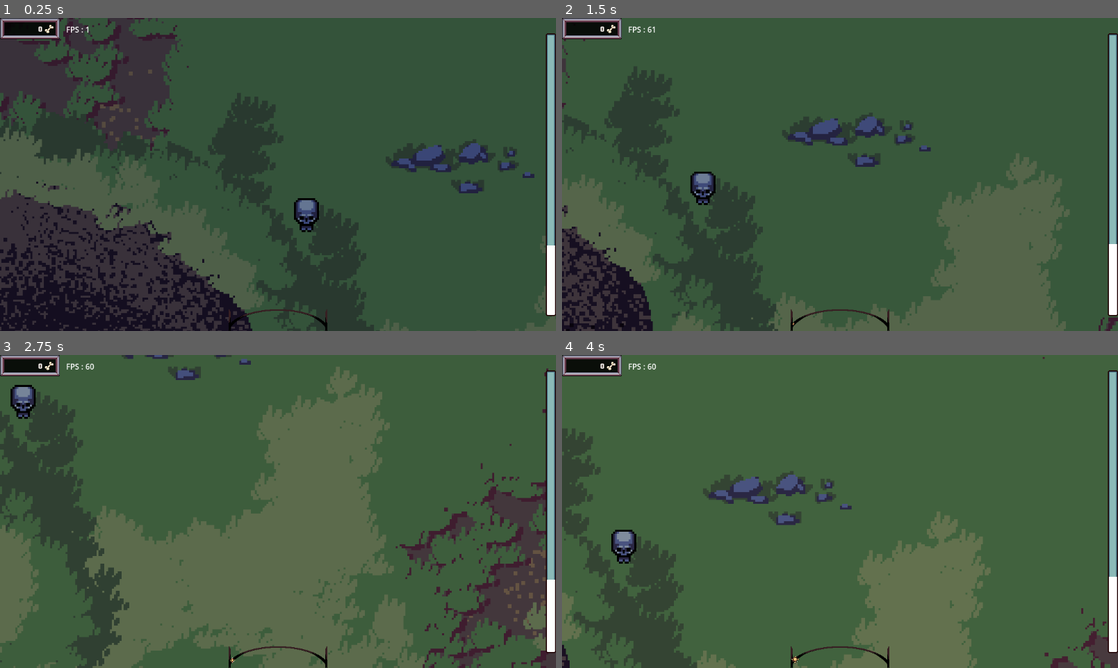
Above: before the commit, frames 1-4 (two rows, left to right).
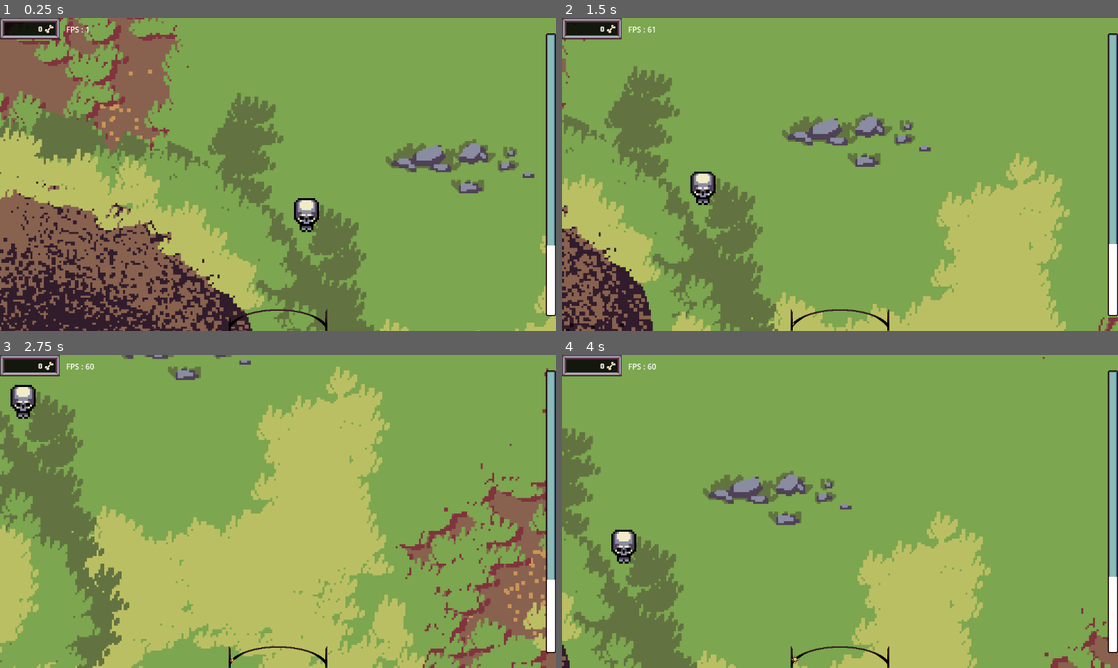
Above: after the commit, the same moments.

Repository: Senjia12/Gamejam2
Game: Godot game, scene res://Level/main.tscn
Same seed, same stepped clock (60 frames per second), same inputs: the game is played once before the commit and once after it.
Inputs (mouse positions are in pixels of both pictures, inside the frame that each line leads up to):
- Up to frame 1 (0.25 s): no input
- Up to frame 2 (1.5 s): move the mouse to (962, 158) at 0.52 s; hold D (right) 0.53-1.28 s; tap Q (attack) at 0.6 s; click (962, 158) at 0.67 s; move the mouse to (728, 190) at 1.27 s; hold S (down) from 1.28 s (still down); right-click (728, 190) at 1.35 s
- Up to frame 3 (2.75 s): move the mouse to (333, 442) at 2.02 s; release S (down) at 2.03 s; hold D (right) from 2.03 s (still down); click (333, 442) at 2.1 s
- Up to frame 4 (4 s): move the mouse to (812, 574) at 2.77 s; release D (right) at 2.78 s; hold W (up) 2.78-3.53 s; tap F (control_spell) at 2.85 s; click (812, 574) at 2.92 s; move the mouse to (1006, 558) at 3.52 s; hold A (left) from 3.53 s (still down); tap E (defensive_spell) at 3.6 s

The runs differ from the first frame. In frame 1, 97% of the frame differs, in the area x 0-100%, y 0-100%; in frame 2, 97%; in frame 3, 97%; in frame 4, 97%.

Commit message:
fog of war

Diff:
--- a/coincoin/Globals.gd
+++ b/coincoin/Globals.gd
@@ -10,4 +10,4 @@
 var unit_select := []
 
 
-var infamie := 1
+var infamie := 0
--- /dev/null
+++ b/coincoin/Level/fow_revealer.gd
@@ -0,0 +1,23 @@
+extends PointLight2D
+
+
+var enable := true
+
+
+func light_on():
+	for i in $Area2D.get_overlapping_bodies():
+		i.reavealed()
+	enable = true
+
+func light_off():
+	for i in $Area2D.get_overlapping_bodies():
+		i.unreavealed()
+	enable = false
+
+func _on_area_2d_body_entered(body: Node2D) -> void:
+	if enable:
+		body.reavealed()
+
+func _on_area_2d_body_exited(body: Node2D) -> void:
+	if enable:
+		body.unreavealed()
--- a/coincoin/Level/main.tscn
+++ b/coincoin/Level/main.tscn
@@ -1,11 +1,13 @@
-[gd_scene load_steps=56 format=4 uid="uid://cu0nevcv16fdi"]
+[gd_scene load_steps=59 format=4 uid="uid://cu0nevcv16fdi"]
 
 [ext_resource type="Script" path="res://Level/Cam controller/cam_controller.gd" id="2_x58xy"]
 [ext_resource type="PackedScene" uid="uid://byauyvuqltrvw" path="res://Unit/nécromancien/nécromancien.tscn" id="3_6rrow"]
 [ext_resource type="Script" path="res://Level/Cam controller/unit_select.gd" id="4_xyjs5"]
 [ext_resource type="Texture2D" uid="uid://b1h1ll51wx2ra" path="res://Level/Décor/fosse/fosse 0.png" id="5_38220"]
 [ext_resource type="Script" path="res://Level/fosse_a_squellette.gd" id="6_7g847"]
+[ext_resource type="Texture2D" uid="uid://bqw123g6lvnug" path="res://UI/shader/light.png" id="6_h4lyg"]
 [ext_resource type="Texture2D" uid="uid://dy183j5a4vt7v" path="res://Level/Décor/terrain/herbe.png" id="7_iuip1"]
+[ext_resource type="Script" path="res://Level/fow_revealer.gd" id="7_ol4v5"]
 [ext_resource type="PackedScene" uid="uid://didgcpblaia4b" path="res://Unit/poti squellette/poti squellette.tscn" id="8_85ant"]
 [ext_resource type="Script" path="res://Level/Décor/terrain generation.gd" id="8_qxubo"]
 [ext_resource type="Script" path="res://Level/day_night_cycle.gd" id="9_d34sj"]
@@ -39,6 +41,9 @@
 [sub_resource type="CircleShape2D" id="CircleShape2D_1dfrv"]
 radius = 11.0
 
+[sub_resource type="CircleShape2D" id="CircleShape2D_624vs"]
+radius = 1027.02
+
 [sub_resource type="TileSetAtlasSource" id="TileSetAtlasSource_8v671"]
 texture = ExtResource("7_iuip1")
 texture_region_size = Vector2i(1500, 1500)
@@ -249,7 +254,7 @@
 "times": PackedFloat32Array(0, 1, 5, 6, 7, 11, 12),
 "transitions": PackedFloat32Array(1, 1, 1, 1, 1, 1, 1),
 "update": 0,
-"values": [Color(0.410025, 0.490822, 0.728245, 1), Color(1, 1, 1, 1), Color(1, 1, 1, 1), Color(0.756291, 0.584098, 0.413742, 1), Color(0.0646193, 0.14478, 0.274938, 1), Color(0.0646193, 0.14478, 0.274938, 1), Color(0.410025, 0.490822, 0.728245, 1)]
+"values": [Color(0.410025, 0.490822, 0.728245, 1), Color(0.787759, 0.787759, 0.787759, 1), Color(0.762404, 0.762404, 0.762404, 1), Color(0.632861, 0.473897, 0.314627, 1), Color(0.0646193, 0.14478, 0.274938, 1), Color(0.0646193, 0.14478, 0.274938, 1), Color(0.410025, 0.490822, 0.728245, 1)]
 }
 tracks/7/type = "value"
 tracks/7/imported = false
@@ -492,6 +497,19 @@
 wait_time = 0.01
 one_shot = true
 
+[node name="FOW revealer" type="PointLight2D" parent="Fosse a squellette"]
+blend_mode = 2
+texture = ExtResource("6_h4lyg")
+texture_scale = 2.0
+script = ExtResource("7_ol4v5")
+
+[node name="Area2D" type="Area2D" parent="Fosse a squellette/FOW revealer"]
+collision_layer = 8
+collision_mask = 8
+
+[node name="CollisionShape2D" type="CollisionShape2D" parent="Fosse a squellette/FOW revealer/Area2D"]
+shape = SubResource("CircleShape2D_624vs")
+
 [node name="Terrain" type="TileMapLayer" parent="."]
 z_index = -1000
 tile_map_data = PackedByteArray("AAD/////AAAAAAAAAAD//wAAAAAAAAAAAAAAAAAAAAAAAAAAAAAAAP//AAAAAAAAAAD+////AAAAAAAAAAD+/w …(944 unchanged characters)…
@@ -566,16 +584,18 @@
 
 [node name="lune" type="PathFollow2D" parent="CanvasLayer/day night/Path2D"]
 visible = false
-position = Vector2(-78, 27)
+position = Vector2(-3.42055, -2.79706)
 scale = Vector2(1e-05, 1e-05)
+progress = 82.0262
 rotates = false
 
 [node name="Sprite2D" type="Sprite2D" parent="CanvasLayer/day night/Path2D/lune"]
 texture = ExtResource("11_63304")
 
 [node name="soleil" type="PathFollow2D" parent="CanvasLayer/day night/Path2D"]
-position = Vector2(-78, 27)
+position = Vector2(43.3214, -2.7518)
 scale = Vector2(1e-05, 1e-05)
+progress = 128.898
 rotates = false
 
 [node name="Sprite2D" type="Sprite2D" parent="CanvasLayer/day night/Path2D/soleil"]
@@ -1069,6 +1089,8 @@
 shape = SubResource("CircleShape2D_6oos5")
 
 [connection signal="timeout" from="Fosse a squellette/delay" to="Fosse a squellette" method="_on_delay_timeout"]
+[connection signal="body_entered" from="Fosse a squellette/FOW revealer/Area2D" to="Fosse a squellette/FOW revealer" method="_on_area_2d_body_entered"]
+[connection signal="body_exited" from="Fosse a squellette/FOW revealer/Area2D" to="Fosse a squellette/FOW revealer" method="_on_area_2d_body_exited"]
 [connection signal="timeout" from="Terrain/NavigationRegion2D/Delay" to="Terrain" method="_on_delay_timeout"]
 [connection signal="animation_finished" from="day_night cycle" to="day_night cycle" method="_on_animation_finished"]
 [connection signal="timeout" from="day_night cycle/day duration" to="day_night cycle" method="_on_day_duration_timeout"]
--- a/coincoin/Unit/humain prefab/humain_prefab.gd
+++ b/coincoin/Unit/humain prefab/humain_prefab.gd
@@ -17,7 +17,11 @@
 var timer_start := false
 @onready var cadavre = preload("res://Unit/cadavre/cadavre.tscn")
 
+
+var reavealer := 0
+
 func _ready() -> void:
+	unreavealed()
 	$Attack_range/CollisionShape2D.scale = Vector2(range,range)
 	$"ennemi near"/CollisionShape2D.scale = Vector2(range,range)
 	current_hp = max_hp
@@ -75,6 +79,18 @@
 		get_parent().add_child(cadavre_instance)
 		queue_free()
 
+func reavealed():
+	reavealer += 1
+	show()
+
+
+func unreavealed():
+	reavealer -= 1
+	if reavealer <= 0:
+		hide()
+		reavealer = 0
+
+
 func _on_attack_range_body_entered(body: Node2D) -> void:
 	if body.is_in_group("squellette"):
 		if !timer_start:
--- a/coincoin/Unit/humain prefab/humain_prefab.tscn
+++ b/coincoin/Unit/humain prefab/humain_prefab.tscn
@@ -66,8 +66,8 @@
 size = Vector2(4, 2)
 
 [node name="Humain prefab" type="CharacterBody2D" groups=["Humain"]]
-collision_layer = 3
-collision_mask = 3
+collision_layer = 11
+collision_mask = 11
 script = ExtResource("1_rfnpv")
 range = 1.5
 
--- a/coincoin/Unit/nécromancien/nécromancien.tscn
+++ b/coincoin/Unit/nécromancien/nécromancien.tscn
@@ -1,10 +1,15 @@
-[gd_scene load_steps=6 format=3 uid="uid://byauyvuqltrvw"]
+[gd_scene load_steps=9 format=3 uid="uid://byauyvuqltrvw"]
 
 [ext_resource type="Script" path="res://Unit/nécromancien/nécromancien.gd" id="1_jlaiv"]
 [ext_resource type="Script" path="res://Unit/capacities/offensive_spell.gd" id="2_km2c4"]
 [ext_resource type="Script" path="res://Unit/capacities/defensive_spell.gd" id="3_4fvd8"]
 [ext_resource type="Script" path="res://Unit/capacities/control_spell.gd" id="4_vfuac"]
 [ext_resource type="Script" path="res://Unit/capacities/summon_spell.gd" id="5_3xl4r"]
+[ext_resource type="Texture2D" uid="uid://bqw123g6lvnug" path="res://UI/shader/light.png" id="6_oi4u0"]
+[ext_resource type="Script" path="res://Level/fow_revealer.gd" id="7_3oo88"]
+
+[sub_resource type="CircleShape2D" id="CircleShape2D_7xbhf"]
+radius = 400.0
 
 [node name="Player" type="CharacterBody2D" groups=["player"]]
 script = ExtResource("1_jlaiv")
@@ -33,7 +38,22 @@
 [node name="summon_spell_cd" type="Timer" parent="summon_spell"]
 wait_time = 15.0
 
+[node name="FOW revealer" type="PointLight2D" parent="."]
+blend_mode = 2
+texture = ExtResource("6_oi4u0")
+texture_scale = 0.8
+script = ExtResource("7_3oo88")
+
+[node name="Area2D" type="Area2D" parent="FOW revealer"]
+collision_layer = 8
+collision_mask = 8
+
+[node name="CollisionShape2D" type="CollisionShape2D" parent="FOW revealer/Area2D"]
+shape = SubResource("CircleShape2D_7xbhf")
+
 [connection signal="timeout" from="offensive_spell/offensive_spell_cd" to="offensive_spell" method="_on_offensive_spell_cd_timeout"]
 [connection signal="timeout" from="defensive_spell/defensive_spell_cd" to="defensive_spell" method="_on_defensive_spell_cd_timeout"]
 [connection signal="timeout" from="control_spell/control_spell_cd" to="control_spell" method="_on_control_spell_cd_timeout"]
 [connection signal="timeout" from="summon_spell/summon_spell_cd" to="summon_spell" method="_on_summon_spell_cd_timeout"]
+[connection signal="body_entered" from="FOW revealer/Area2D" to="FOW revealer" method="_on_area_2d_body_entered"]
+[connection signal="body_exited" from="FOW revealer/Area2D" to="FOW revealer" method="_on_area_2d_body_exited"]
--- a/coincoin/Unit/squellette prefab/squellette_prefab.gd
+++ b/coincoin/Unit/squellette prefab/squellette_prefab.gd
@@ -10,6 +10,7 @@
 
 @onready var nav = get_node("NavigationAgent2D")
 var target_position = null
+@onready var fow_revealer: PointLight2D = $"FOW revealer"
 
 var is_moving := false
 var is_a_moving := false
@@ -27,16 +28,20 @@
 	$Attack_range/CollisionShape2D.scale = Vector2(range,range)
 	current_hp = max_hp
 	animatedSprite.play("idle down")
+	fow_revealer.enable = false
 
 
 func disabled():
 	disable = true
 	animatedSprite.play("disable " + looking)
+	fow_revealer.light_off()
 
 
 func enabled():
 	disable = false
 	animatedSprite.play("idle " + looking)
+	fow_revealer.light_on()
+
 
 
 func _physics_process(delta: float) -> void:
--- a/coincoin/Unit/squellette prefab/squellette_prefab.tscn
+++ b/coincoin/Unit/squellette prefab/squellette_prefab.tscn
@@ -1,8 +1,10 @@
-[gd_scene load_steps=10 format=3 uid="uid://sw0ptkaim85x"]
+[gd_scene load_steps=13 format=3 uid="uid://sw0ptkaim85x"]
 
 [ext_resource type="Script" path="res://Unit/squellette prefab/squellette_prefab.gd" id="1_5ymbx"]
 [ext_resource type="Texture2D" uid="uid://c8yssiiexur7w" path="res://Unit/squellette prefab/squellette désa base.png" id="2_fix1f"]
 [ext_resource type="Texture2D" uid="uid://dwgoj4idsiucx" path="res://Unit/squellette prefab/squellette base.png" id="2_qtprt"]
+[ext_resource type="Texture2D" uid="uid://bqw123g6lvnug" path="res://UI/shader/light.png" id="4_2b0uh"]
+[ext_resource type="Script" path="res://Level/fow_revealer.gd" id="5_ieoef"]
 
 [sub_resource type="CircleShape2D" id="CircleShape2D_vusxl"]
 radius = 2.0
@@ -75,6 +77,9 @@
 [sub_resource type="RectangleShape2D" id="RectangleShape2D_2lk8f"]
 size = Vector2(2.5, 2)
 
+[sub_resource type="CircleShape2D" id="CircleShape2D_1d2re"]
+radius = 250.0
+
 [node name="Squellette prefab" type="CharacterBody2D" groups=["Unit", "squellette"]]
 y_sort_enabled = true
 collision_layer = 5
@@ -113,6 +118,21 @@
 position = Vector2(1.75, 1)
 shape = SubResource("RectangleShape2D_2lk8f")
 
+[node name="FOW revealer" type="PointLight2D" parent="."]
+blend_mode = 2
+texture = ExtResource("4_2b0uh")
+texture_scale = 0.5
+script = ExtResource("5_ieoef")
+
+[node name="Area2D" type="Area2D" parent="FOW revealer"]
+collision_layer = 8
+collision_mask = 8
+
+[node name="CollisionShape2D" type="CollisionShape2D" parent="FOW revealer/Area2D"]
+shape = SubResource("CircleShape2D_1d2re")
+
 [connection signal="body_entered" from="Attack_range" to="." method="_on_attack_range_body_entered"]
 [connection signal="body_exited" from="Attack_range" to="." method="_on_attack_range_body_exited"]
 [connection signal="timeout" from="attack cd" to="." method="_on_attack_cd_timeout"]
+[connection signal="body_entered" from="FOW revealer/Area2D" to="FOW revealer" method="_on_area_2d_body_entered"]
+[connection signal="body_exited" from="FOW revealer/Area2D" to="FOW revealer" method="_on_area_2d_body_exited"]
Binary file added: coincoin/UI/shader/light (2).png
Not shown, added: coincoin/UI/shader/light (2).png.import
Binary file added: coincoin/UI/shader/light.png
Not shown, added: coincoin/UI/shader/light.png.import
